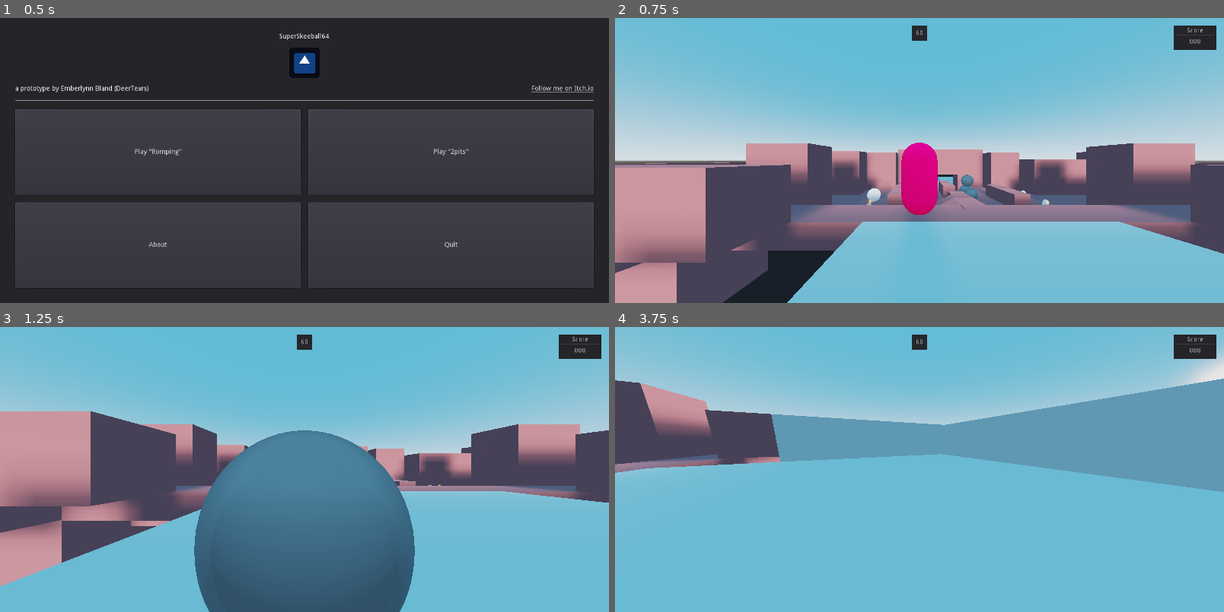
Above: before the commit, frames 1-4 (two rows, left to right).
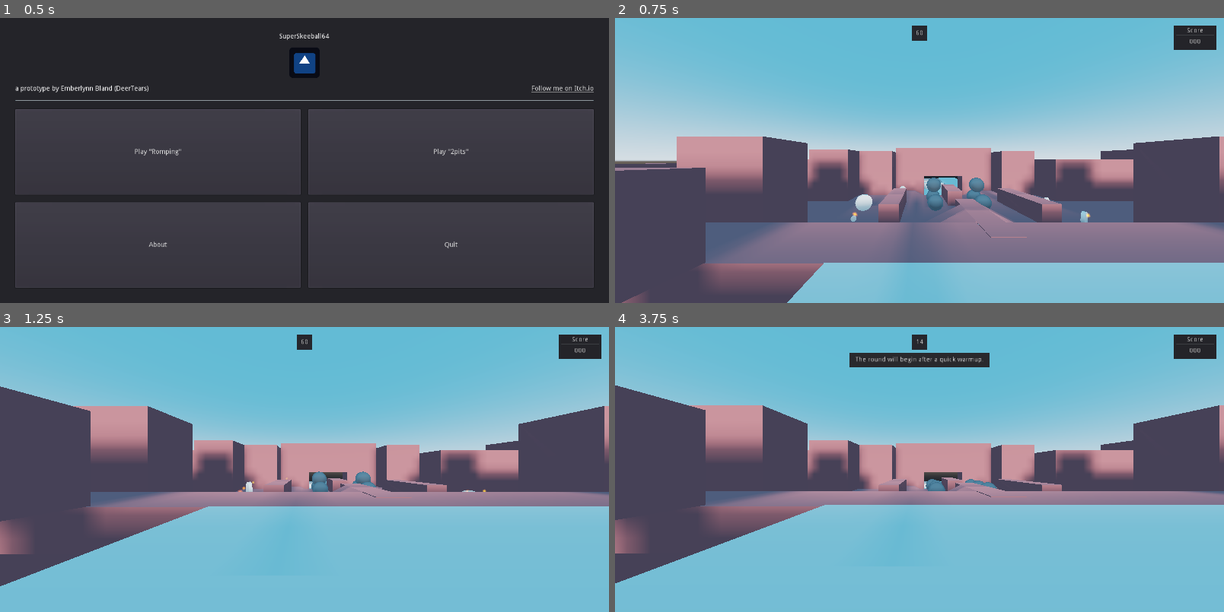
Above: after the commit, the same moments.

Repository: DeerTears/Keep-Away-Game
Game: Godot game, scene res://menus/mainmenu.tscn
Two runs of this game, one before a commit and one after it. Both use one fixed random seed, a clock stepped at 60 frames per second and the inputs below. The engine's default icon, where the game draws it, is replaced by a stand-in: a white triangle on a blue panel in a dark square.
Inputs (mouse positions are in pixels of both pictures, inside the frame that each line leads up to):
- Up to frame 1 (0.5 s): no input
- Up to frame 2 (0.75 s): click "Play 'Romping'" at 0.5 s
- Up to frame 3 (1.25 s): no input
- Up to frame 4 (3.75 s): move the mouse to (949, 469) at 1.27 s; move the mouse to (889, 469) at 2.02 s; move the mouse to (931, 463) at 2.77 s; move the mouse to (913, 475) at 3.52 s

Frame 1 is identical in both runs. In frame 2, 35% of the frame differs, in the area x 0-100%, y 41-100%; in frame 3, 39%; in frame 4, 48%, in the area x 0-100%, y 4-90%.

Commit message:
add controller support on player 2
and fix game not starting when using the menu to start the game

Diff:
--- a/levels/romping.tscn
+++ b/levels/romping.tscn
@@ -376,12 +376,12 @@
 [node name="Player3" parent="SpawnLocations" index="3"]
 transform = Transform( 1, 0, 0, 0, 1, 0, 0, 0, 1, 12, -2, -5 )
 
+[node name="Player" parent="." instance=ExtResource( 1 )]
+transform = Transform( 1, 0, 0, 0, 1, 0, 0, 0, 1, 0, 3, 4 )
+
 [node name="Player2" parent="." instance=ExtResource( 1 )]
 transform = Transform( 1, 0, 0, 0, 1, 0, 0, 0, 1, 0, 3, 0 )
 player_number = 1
-
-[node name="Player" parent="." instance=ExtResource( 1 )]
-transform = Transform( 1, 0, 0, 0, 1, 0, 0, 0, 1, 0, 3, 4 )
 
 [node name="WorldEnvironment" type="WorldEnvironment" parent="."]
 environment = SubResource( 4 )
--- a/menus/mainmenu.gd
+++ b/menus/mainmenu.gd
@@ -6,15 +6,21 @@
 onready var quit = $MarginContainer/VBoxContainer/GridContainer/Quit
 
 func _ready():
-	play_romp.connect("pressed",get_tree(),"change_scene",["res://levels/romping.tscn"])
-	play_pits.connect("pressed",get_tree(),"change_scene",["res://levels/2pits.tscn"])
+	play_romp.connect("pressed",self,"play_level",["romp"])
+	#play_romp.connect("pressed",get_tree(),"change_scene",["res://levels/romping.tscn"])
+	play_pits.connect("pressed",self,"play_level",["pits"])
+	#play_pits.connect("pressed",get_tree(),"change_scene",["res://levels/2pits.tscn"])
 	about.connect("pressed",get_tree(),"change_scene",["res://menus/about.tscn"])
 	quit.connect("pressed",get_tree(),"quit")
 
 # todo: re-enable this so you can call "in-game" to gameinfo
-#func play_level(level:String):
-#	match level:
-#		"romp":
-#			get_tree().change_scene("res://levels/romping.tscn")
-#		"pits":
-#			get_tree().change_scene("res://levels/2pits.tscn")
+func play_level(level:String):
+	match level:
+		"romp":
+			GameInfo.ingame = true
+			GameInfo.switch_gamestate(GameInfo.GameStates.LOADING)
+			get_tree().change_scene("res://levels/romping.tscn")
+		"pits":
+			GameInfo.ingame = true
+			GameInfo.switch_gamestate(GameInfo.GameStates.LOADING)
+			get_tree().change_scene("res://levels/2pits.tscn")
--- a/project.godot
+++ b/project.godot
@@ -80,45 +80,88 @@
 "events": [ Object(InputEventMouseButton,"resource_local_to_scene":false,"resource_name":"","device":0,"alt":false,"shi …(212 unchanged characters)…
  ]
 }
+look_up_0={
+"deadzone": 0.5,
+"events": [  ]
+}
+look_down_0={
+"deadzone": 0.5,
+"events": [  ]
+}
+look_left_0={
+"deadzone": 0.5,
+"events": [  ]
+}
+look_right_0={
+"deadzone": 0.5,
+"events": [  ]
+}
 jump_1={
 "deadzone": 0.5,
 "events": [ Object(InputEventKey,"resource_local_to_scene":false,"resource_name":"","device":0,"alt":false,"shift":false,"control":false,"meta":false,"command":false,"pressed":false,"scancode":90,"unicode":0,"echo":false,"script":null)
+, Object(InputEventJoypadButton,"resource_local_to_scene":false,"resource_name":"","device":0,"button_index":0,"pressure":0.0,"pressed":false,"script":null)
  ]
 }
 fwd_1={
 "deadzone": 0.5,
 "events": [ Object(InputEventKey,"resource_local_to_scene":false,"resource_name":"","device":0,"alt":false,"shift":false,"control":false,"meta":false,"command":false,"pressed":false,"scancode":16777232,"unicode":0,"echo":false,"script":null)
+, Object(InputEventJoypadMotion,"resource_local_to_scene":false,"resource_name":"","device":0,"axis":1,"axis_value":-1.0,"script":null)
  ]
 }
 left_1={
 "deadzone": 0.5,
 "events": [ Object(InputEventKey,"resource_local_to_scene":false,"resource_name":"","device":0,"alt":false,"shift":false,"control":false,"meta":false,"command":false,"pressed":false,"scancode":16777231,"unicode":0,"echo":false,"script":null)
+, Object(InputEventJoypadMotion,"resource_local_to_scene":false,"resource_name":"","device":0,"axis":0,"axis_value":-1.0,"script":null)
  ]
 }
 right_1={
 "deadzone": 0.5,
 "events": [ Object(InputEventKey,"resource_local_to_scene":false,"resource_name":"","device":0,"alt":false,"shift":false,"control":false,"meta":false,"command":false,"pressed":false,"scancode":16777233,"unicode":0,"echo":false,"script":null)
+, Object(InputEventJoypadMotion,"resource_local_to_scene":false,"resource_name":"","device":0,"axis":0,"axis_value":1.0,"script":null)
  ]
 }
 back_1={
 "deadzone": 0.5,
 "events": [ Object(InputEventKey,"resource_local_to_scene":false,"resource_name":"","device":0,"alt":false,"shift":false,"control":false,"meta":false,"command":false,"pressed":false,"scancode":16777234,"unicode":0,"echo":false,"script":null)
+, Object(InputEventJoypadMotion,"resource_local_to_scene":false,"resource_name":"","device":0,"axis":1,"axis_value":1.0,"script":null)
  ]
 }
 attack_1={
 "deadzone": 0.5,
 "events": [ Object(InputEventKey,"resource_local_to_scene":false,"resource_name":"","device":0,"alt":false,"shift":false,"control":false,"meta":false,"command":false,"pressed":false,"scancode":88,"unicode":0,"echo":false,"script":null)
+, Object(InputEventJoypadMotion,"resource_local_to_scene":false,"resource_name":"","device":0,"axis":7,"axis_value":1.0,"script":null)
  ]
 }
 aim_1={
 "deadzone": 0.5,
 "events": [ Object(InputEventKey,"resource_local_to_scene":false,"resource_name":"","device":0,"alt":false,"shift":false,"control":false,"meta":false,"command":false,"pressed":false,"scancode":67,"unicode":0,"echo":false,"script":null)
+, Object(InputEventJoypadMotion,"resource_local_to_scene":false,"resource_name":"","device":0,"axis":6,"axis_value":1.0,"script":null)
  ]
 }
 toggle_debug={
 "deadzone": 0.5,
 "events": [ Object(InputEventKey,"resource_local_to_scene":false,"resource_name":"","device":0,"alt":false,"shift":false,"control":false,"meta":false,"command":false,"pressed":false,"scancode":16777225,"unicode":0,"echo":false,"script":null)
 , Object(InputEventJoypadButton,"resource_local_to_scene":false,"resource_name":"","device":0,"button_index":10,"pressure":0.0,"pressed":false,"script":null)
+ ]
+}
+look_up_1={
+"deadzone": 0.5,
+"events": [ Object(InputEventJoypadMotion,"resource_local_to_scene":false,"resource_name":"","device":0,"axis":3,"axis_value":-1.0,"script":null)
+ ]
+}
+look_down_1={
+"deadzone": 0.5,
+"events": [ Object(InputEventJoypadMotion,"resource_local_to_scene":false,"resource_name":"","device":0,"axis":3,"axis_value":1.0,"script":null)
+ ]
+}
+look_left_1={
+"deadzone": 0.5,
+"events": [ Object(InputEventJoypadMotion,"resource_local_to_scene":false,"resource_name":"","device":0,"axis":2,"axis_value":-1.0,"script":null)
+ ]
+}
+look_right_1={
+"deadzone": 0.5,
+"events": [ Object(InputEventJoypadMotion,"resource_local_to_scene":false,"resource_name":"","device":0,"axis":2,"axis_value":1.0,"script":null)
  ]
 }
 
--- a/scripts/playermove.gd
+++ b/scripts/playermove.gd
@@ -24,14 +24,14 @@
 onready var sound_teleport = $Sounds/Teleport
 
 export var player_number: int = 0
-export var look_sensitivity = 0.4
+export var mouse_look_sensitivity = 0.4
+export var joy_look_sensitivity = 0.4
 var look_device = InputEventMouseMotion # todo: test with Joypads
 
 # combat statistics
 var push_strength = 8
 var attack_windup_time = 0.1
 var attack_cooldown_time = 0.4
-
 
 # movement statistics
 var speed = 5
@@ -42,16 +42,20 @@
 # character controller vars
 var movement = Vector3()
 var direction = Vector3()
-#var velocity = Vector3()
 var h_velocity = Vector3()
 var gravity_vec = Vector3()
 var impact_vec = Vector3()
 var translate_offset = Vector3()
 var camera_height = 0.5
+var joy_head_horizontal_movement: float
+var joy_head_vertical_movement: float
+
 
 # movement checks
 var movement_enabled = true
 var attacking = false
+var is_hitstunned: bool = false
+
 
 func _ready():
 	init()
@@ -69,42 +73,43 @@
 		attacking = false
 		attack_cooldown.start()
 
-
 func _on_ItemGrabber_area_entered(area):
 	if "coin_quality" in area.get_parent():
 		area.get_parent().collect()
 		emit_signal("score_changed", area.get_parent().coin_quality)
 		return
-
 	if area.get_parent().name == "Pits":
 		teleport(GameInfo.get_my_respawn_location(player_number), false)
 		return
 
 func _input(event):
-	if event is look_device: # todo: test with Joypads
-		rotate_y(deg2rad(-event.relative.x * look_sensitivity))
-		head.rotate_x(deg2rad(-event.relative.y * look_sensitivity))
-		head.rotation.x = clamp(head.rotation.x, deg2rad(-90), deg2rad(90))
+	if event is look_device:
+		if event is InputEventMouseMotion:
+			rotate_y(deg2rad(-event.relative.x * mouse_look_sensitivity))
+			head.rotate_x(deg2rad(-event.relative.y * mouse_look_sensitivity))
+			head.rotation.x = clamp(head.rotation.x, deg2rad(-90), deg2rad(90))
 	if event.is_action_pressed("aim_%s" % [player_number]):
 		print("aim %s" % [player_number])
 	if attack_cooldown.is_stopped() and attack_windup.is_stopped() and movement_enabled:
 		if event.is_action_pressed("attack_%s" % [player_number]):
 			attack_windup.start()
 			sound_swoosh.play()
-var is_hitstunned: bool = false
 
 func _physics_process(delta):
 	direction = Vector3()
-
+	if look_device == InputEventJoypadMotion:
+		joy_head_vertical_movement = Input.get_action_strength("look_up_%s" % [player_number]) - Input.get_action_strength("look_down_%s" % [player_number])
+		joy_head_horizontal_movement = Input.get_action_strength("look_left_%s" % [player_number]) - Input.get_action_strength("look_right_%s" % [player_number])
+		head.rotate_x(deg2rad(joy_head_vertical_movement * joy_look_sensitivity * 3))
+		rotate_y(deg2rad(joy_head_horizontal_movement * joy_look_sensitivity * 3))
+		head.rotation.x = clamp(head.rotation.x, deg2rad(-90), deg2rad(90))
 	# jumping and falling
 	if not is_on_floor() and not is_hitstunned:
 		gravity_vec += Vector3.DOWN * gravity * delta
 	else:
-		#gravity_vec = impact_vec
 		gravity_vec = Vector3.ZERO
 	if Input.is_action_pressed("jump_%s" % [player_number]) and is_on_floor() and movement_enabled:
 		gravity_vec = Vector3.UP * jump
-
 	# walking
 	if Input.is_action_pressed("fwd_%s" % [player_number]):
 		direction -= transform.basis.z
@@ -118,7 +123,6 @@
 		direction = direction.normalized()
 	else:
 		direction = Vector3.ZERO
-
 	# applying attack force to others
 	if attacking:
 		var look_direction = Vector3(0,head.rotation.x,0) - transform.basis.z # get all angles
@@ -134,10 +138,8 @@
 					reported_body.is_hitstunned = true
 					reported_body.impact_vec += look_direction * 1.5
 			play_impact_sound(impact_type)
-
 	# momentum
 	h_velocity = h_velocity.linear_interpolate(direction * speed, h_acceleration * delta)
-
 	# final calculations
 	movement.z = h_velocity.z + impact_vec.z
 	movement.x = h_velocity.x + impact_vec.x
@@ -145,10 +147,11 @@
 	move_and_slide(movement, Vector3.UP)
 	# hacky way of creating a fake curve for knockbacks
 	# would love to implement something far more robust, perhaps even showing the endpoint and interpolating as needed
+	# fake curve decay
 	var impact_decay = 0.98
-	impact_vec *= impact_decay
-	if is_on_floor():
-		impact_vec = Vector3.ZERO
+	impact_vec *= impact_decay # oops this is doubled
+	if is_on_floor(): # if we hit the ground
+		impact_vec = Vector3.ZERO # don't skid on the ground
 		is_hitstunned = false
 	else:
 		if impact_vec.length() <= 0.5:
@@ -184,7 +187,10 @@
 	if silent:
 		return
 	sound_teleport.play()
-#
+
+func enable_input(_true:bool):
+	movement_enabled = _true
+
 #func knockout():
 #	speed = 0
 #	camera_height = -0.55
@@ -195,6 +201,3 @@
 #	speed = 5
 #	camera_height = 0.55
 #	translate_offset = Vector3(0,camera_height,0)
-
-func enable_input(_true:bool):
-	movement_enabled = _true
--- a/scripts/singletons/gameinfo.gd
+++ b/scripts/singletons/gameinfo.gd
@@ -22,6 +22,7 @@
 var postgame_time: float = 10.0
 
 func _ready():
+	ingame = false
 	set_autostart(false)
 	set_one_shot(true)
 	switch_gamestate(GameStates.LOADING)
